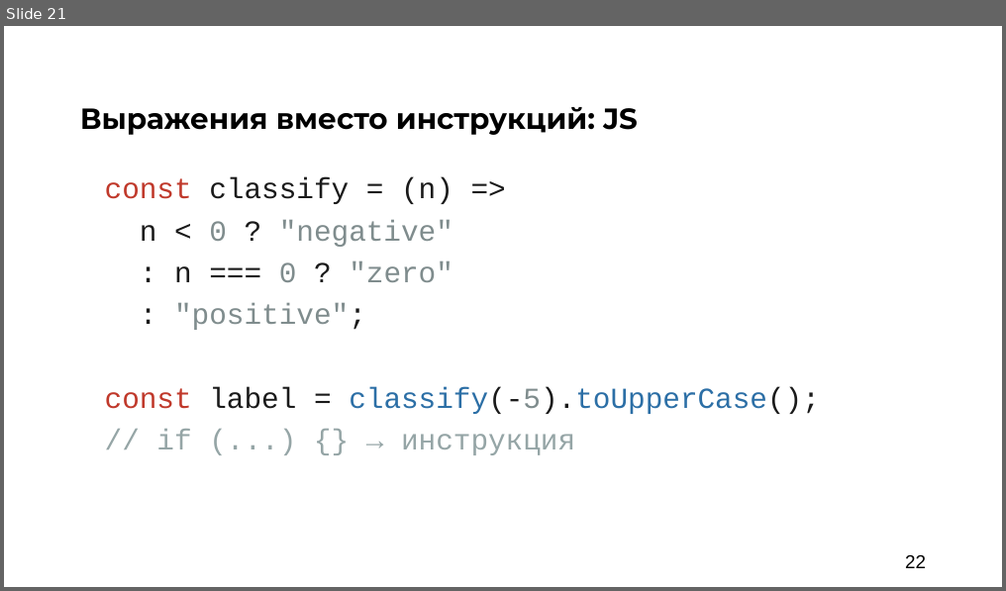
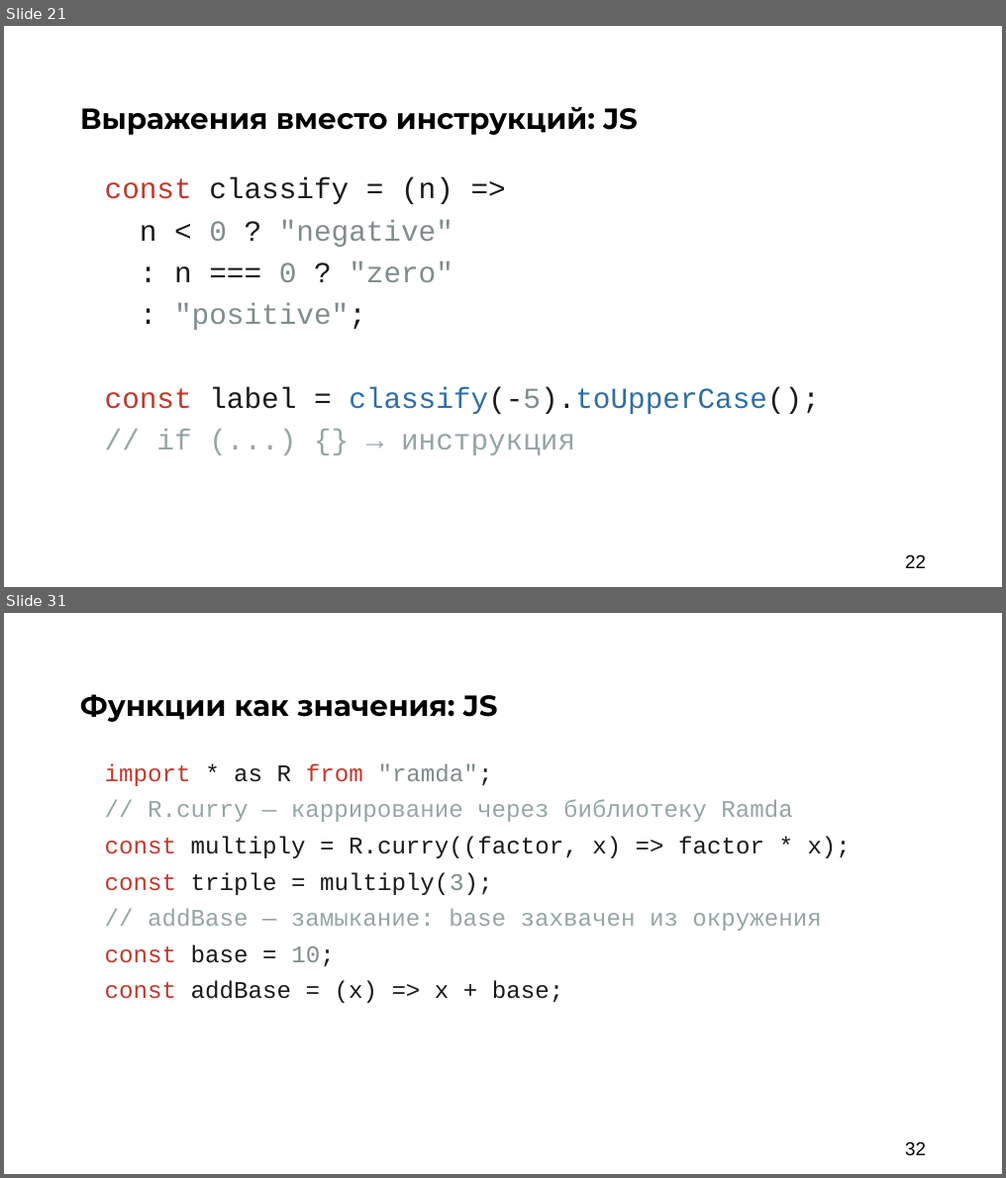
Before and after one commit to argent-smith/presentations, a slide deck: FP_Talk_2026/nastachku/final_presentation.pptx. Shown one above the other, each under a label of ours: slide 21 before the commit, slides 21 and 31 after it; the slides between them are not shown. The pictures are 1006x591 and 1006x1178 pixels, drawn with LibreOffice and Linux fonts; fonts in the diff are those of the drawing; background and template pictures are left out. Boxes give left, top, right and bottom in pixels: in the first picture for what was removed or moved away, otherwise in the second. Text is boxed around its words. In the diff, an @@ line names an element or a change of style, - is before the commit and + after.

```diff
--- a/FP_Talk_2026/nastachku/final_presentation.pptx
+++ b/FP_Talk_2026/nastachku/final_presentation.pptx
@@ slide 31 added at bbox=[4, 613, 1002, 1174], background #FFFFFF @@
@@ text added at bbox=[80, 694, 498, 722], 28 pt, text #000000, bold @@
+Функции как значения: JS
@@ text added at bbox=[105, 763, 850, 1003], 23 pt, text #1A1A1A @@
+import * as R from "ramda";
+// R.curry — каррирование через библиотеку Ramda
+const multiply = R.curry((factor, x) => factor * x);
+const triple = multiply(3);
+// addBase — замыкание: base захвачен из окружения
+const base = 10;
+const addBase = (x) => x + base;
@@ page number added at bbox=[905, 1143, 926, 1156], 18 pt, text #000000 @@
+32
```
Also in this commit, not shown: 1 slide changed, 10 other slides added, 1 other file.
